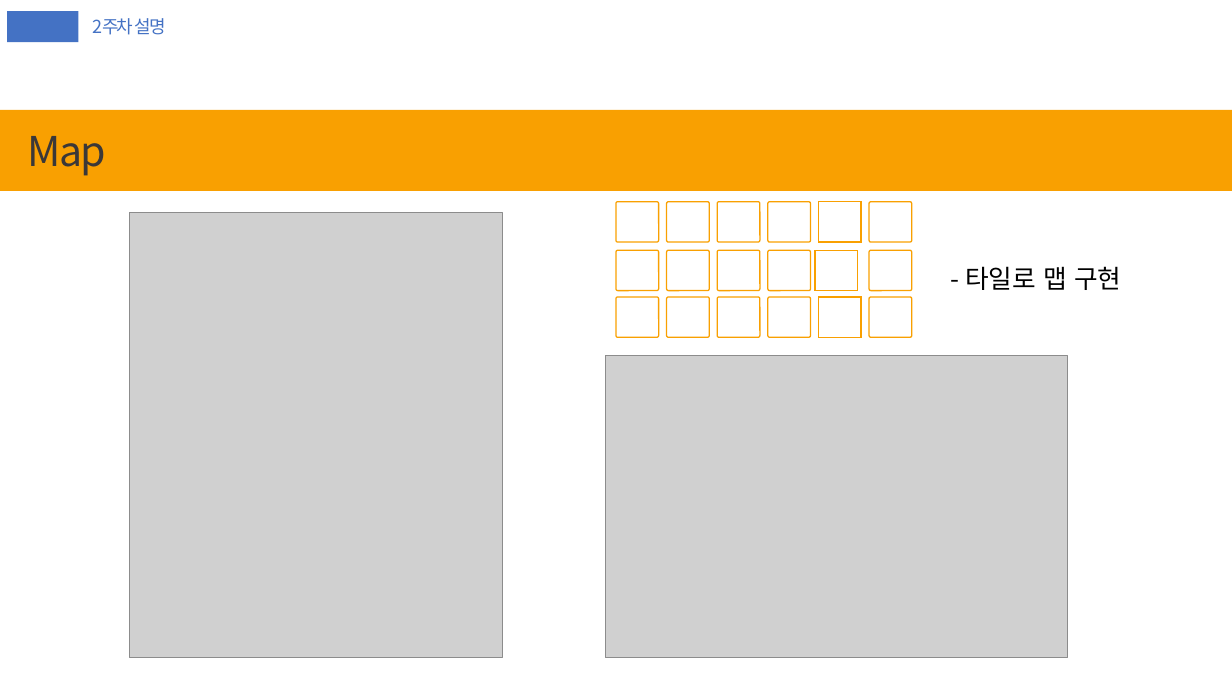
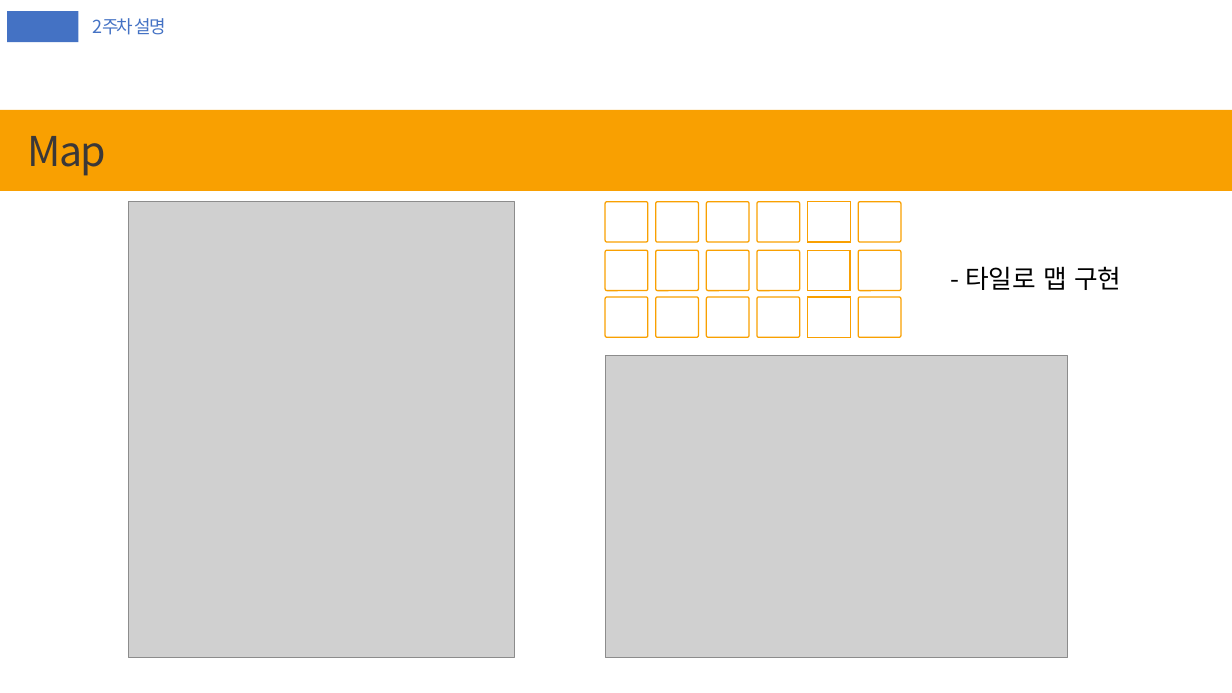
Before and after one commit to Sunmon/PlusPlusValley, a slide deck: slide 8 of docs/전기프2_쁠쁠밸리_2주차.pptx. Drawn at 1232x693 pixels with LibreOffice and Linux fonts; fonts in the diff are those of the drawing; grey boxes stand for pictures. Boxes give left, top, right and bottom in pixels: in the first picture for what was removed or moved away, otherwise in the second. Text is boxed around its words. In the diff, an @@ line names an element or a change of style, - is before the commit and + after.

```diff
--- a/docs/전기프2_쁠쁠밸리_2주차.pptx
+++ b/docs/전기프2_쁠쁠밸리_2주차.pptx
@@ picture: place and size @@
-picture at [129, 213, 503, 658]
+picture at [128, 201, 514, 658]
@@ 17 rounded rectangles: place and size @@
-17 rounded rectangles at [616, 201, 912, 337]
+17 rounded rectangles at [605, 201, 901, 337]
@@ rounded rectangle: place and size @@
-rounded rectangle at [815, 250, 858, 291]
+rounded rectangle at [808, 250, 850, 291]
```
Also in this commit, not shown: 3 other slides changed, 1 other file.
